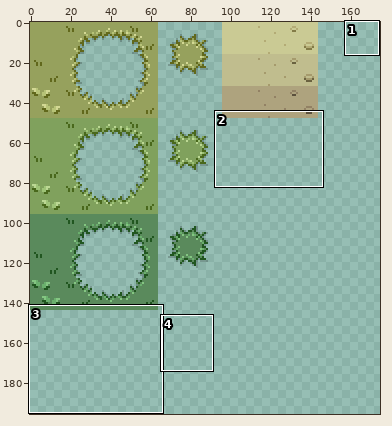
Sprite sheet -- assets/grass_tileset_16x16.png. The first picture is a wide view before the edit; the outline marks the close-up.
Close-up. As it was:
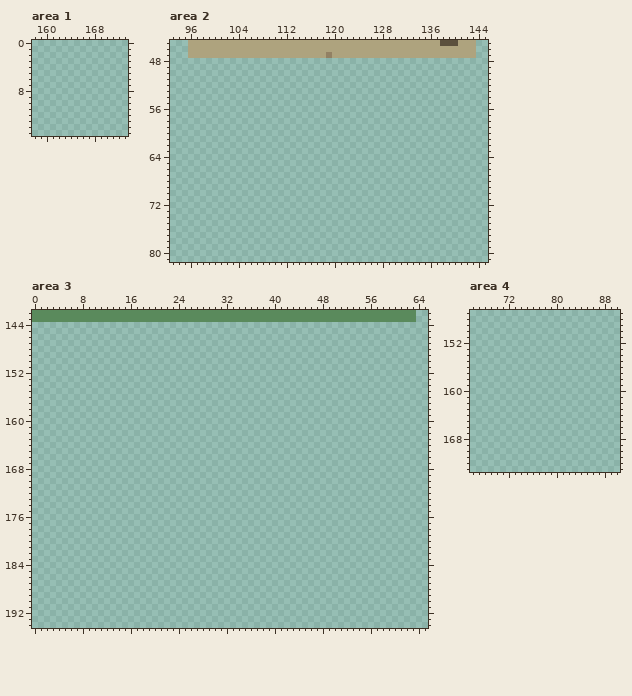
The file is 256x256 pixels. Colours within 5 levels of each other are drawn and written as one. Shown: area 1: x 158..173, y 0..15; area 2: x 93..145, y 45..81; area 3: x 0..65, y 142..194; area 4: x 66..90, y 147..173. The wide view leaves out empty margins.
After the commit:
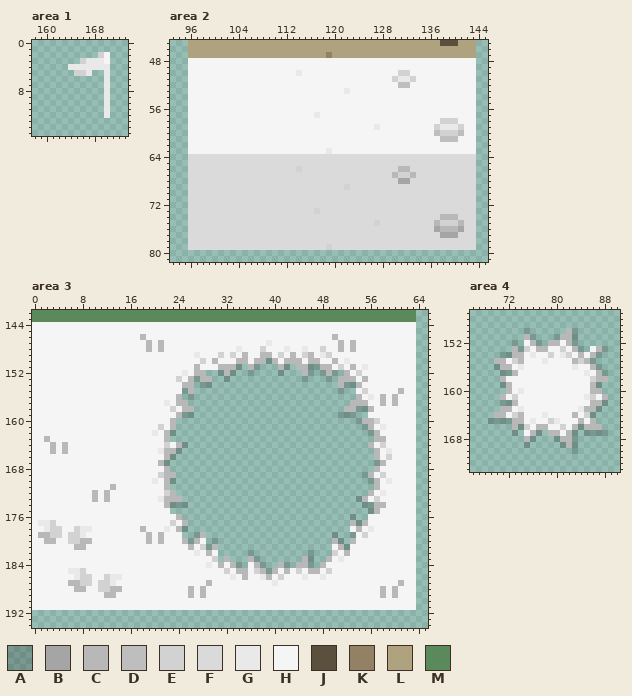
Palette (. is transparent): A #00000033  B #a5a5a5  C #b8b8b8  D #bebebe  E #d2d2d2  F #dadada  G #e9e9e9  H #f5f5f5  J #5b503d  K #928164  L #aea37e  M #5a8a5c
From the commit log: color chg ;
Changes in this commit:
Changed rows in their new state; - is an unchanged pixel.
Area 1:
first column x 164:
 2 -----EH
 3 --EGGGH
 4 GGGGGGG
 5 -EEG--G
 6 ------G
 7 ------G
 8 ------G
 9 ------G
10 ------G
11 ------G
12 ------G
Area 2:
first column x 96:
48 HHHHHHHHHHHHHHHHHHHHHHHHHHHHHHHHHHHHHHHHHHHHHHHH
49 HHHHHHHHHHHHHHHHHHHHHHHHHHHHHHHHHHHHHHHHHHHHHHHH
50 HHHHHHHHHHHHHHHHHHGHHHHHHHHHHHHHHHHEEHHHHHHHHHHH
51 HHHHHHHHHHHHHHHHHHHHHHHHHHHHHHHHHHEGGEHHHHHHHHHH
52 HHHHHHHHHHHHHHHHHHHHHHHHHHHHHHHHHHHDDHHHHHHHHHHH
53 HHHHHHHHHHHHHHHHHHHHHHHHHHGHHHHHHHHHHHHHHHHHHHHH
54 HHHHHHHHHHHHHHHHHHHHHHHHHHHHHHHHHHHHHHHHHHHHHHHH
55 HHHHHHHHHHHHHHHHHHHHHHHHHHHHHHHHHHHHHHHHHHHHHHHH
56 HHHHHHHHHHHHHHHHHHHHHHHHHHHHHHHHHHHHHHHHHHHHHHHH
57 HHHHHHHHHHHHHHHHHHHHHGHHHHHHHHHHHHHHHHHHHHHHHHHH
58 HHHHHHHHHHHHHHHHHHHHHHHHHHHHHHHHHHHHHHHHHHEEEHHH
59 HHHHHHHHHHHHHHHHHHHHHHHHHHHHHHHGHHHHHHHHHEGGGEHH
60 HHHHHHHHHHHHHHHHHHHHHHHHHHHHHHHHHHHHHHHHHDEEEDHH
61 HHHHHHHHHHHHHHHHHHHHHHHHHHHHHHHHHHHHHHHHHHDDDHHH
62 HHHHHHHHHHHHHHHHHHHHHHHHHHHHHHHHHHHHHHHHHHHHHHHH
63 HHHHHHHHHHHHHHHHHHHHHHHGHHHHHHHHHHHHHHHHHHHHHHHH
64 FFFFFFFFFFFFFFFFFFFFFFFFFFFFFFFFFFFFFFFFFFFFFFFF
65 FFFFFFFFFFFFFFFFFFFFFFFFFFFFFFFFFFFFFFFFFFFFFFFF
66 FFFFFFFFFFFFFFFFFFEFFFFFFFFFFFFFFFFCCFFFFFFFFFFF
67 FFFFFFFFFFFFFFFFFFFFFFFFFFFFFFFFFFCEECFFFFFFFFFF
68 FFFFFFFFFFFFFFFFFFFFFFFFFFFFFFFFFFFBBFFFFFFFFFFF
69 FFFFFFFFFFFFFFFFFFFFFFFFFFEFFFFFFFFFFFFFFFFFFFFF
70 FFFFFFFFFFFFFFFFFFFFFFFFFFFFFFFFFFFFFFFFFFFFFFFF
71 FFFFFFFFFFFFFFFFFFFFFFFFFFFFFFFFFFFFFFFFFFFFFFFF
72 FFFFFFFFFFFFFFFFFFFFFFFFFFFFFFFFFFFFFFFFFFFFFFFF
73 FFFFFFFFFFFFFFFFFFFFFEFFFFFFFFFFFFFFFFFFFFFFFFFF
74 FFFFFFFFFFFFFFFFFFFFFFFFFFFFFFFFFFFFFFFFFFCCCFFF
75 FFFFFFFFFFFFFFFFFFFFFFFFFFFFFFFEFFFFFFFFFCEEECFF
76 FFFFFFFFFFFFFFFFFFFFFFFFFFFFFFFFFFFFFFFFFBCCCBFF
77 FFFFFFFFFFFFFFFFFFFFFFFFFFFFFFFFFFFFFFFFFFBBBFFF
78 FFFFFFFFFFFFFFFFFFFFFFFFFFFFFFFFFFFFFFFFFFFFFFFF
79 FFFFFFFFFFFFFFFFFFFFFFFEFFFFFFFFFFFFFFFFFFFFFFFF
Area 3:
first column x 0:
144 HHHHHHHHHHHHHHHHHHHHHHHHHHHHHHHHHHHHHHHHHHHHHHHHHHHHHHHHHHHHHHHH
145 HHHHHHHHHHHHHHHHHHHHHHHHHHHHHHHHHHHHHHHHHHHHHHHHHHHHHHHHHHHHHHHH
146 HHHHHHHHHHHHHHHHHHCHHHHHHHHHHHHHHHHHHHHHHHHHHHHHHHCHHHHHHHHHHHHH
147 HHHHHHHHHHHHHHHHHHHCHCHHHHHHHHHHHHHHHHHGHHHHHHHHHHHCHCHHHHHHHHHH
148 HHHHHHHHHHHHHHHHHHHCHCHHHHHHHHHHHHGHHHEHHHGHHGHHEHHCHCHHHHHHHHHH
149 HHHHHHHHHHHHHHHHHHHHHHHHHHHGHHHEHEHCHHCCHEHCHECHGEHHHHHHHHHHHHHH
150 HHHHHHHHHHHHHHHHHHHHHHHHHHHHEHCHHHCCHCCACHCCCHCCHHCHGHHHHHHHHHHH
151 HHHHHHHHHHHHHHHHHHHHHHHHHHHCHHHCCCA-CA---CA-CCAACCHEHCHGHHHHHHHH
152 HHHHHHHHHHHHHHHHHHHHHHHHHGHCC--ACA--A----A---CA-ACA-CHEHHHHHHHHH
153 HHHHHHHHHHHHHHHHHHHHHHHHEHCACC--A------------A---A-CCCHCHHHHHHHH
154 HHHHHHHHHHHHHHHHHHHHHHHHHCC-AA---------------------CAACHHHHHHHHH
155 HHHHHHHHHHHHHHHHHHHHHHHHHAC------------------------A--HEHHHHHCHH
156 HHHHHHHHHHHHHHHHHHHHHHHHC-A---------------------------CHGHCHCHHH
157 HHHHHHHHHHHHHHHHHHHHHHGHCC---------------------------CCCHHCHCHHH
158 HHHHHHHHHHHHHHHHHHHHHHHEHCC-------------------------CCAACHHHHHHH
159 HHHHHHHHHHHHHHHHHHHHHHHHCAA------------------------AAA--HHHHHHHH
160 HHHHHHHHHHHHHHHHHHHHHHHC------------------------------ACCEHHHHHH
161 HHHHHHHHHHHHHHHHHHHHHEHC-------------------------------ACHGHHHHH
162 HHHHHHHHHHHHHHHHHHHHGHCA--------------------------------ACHHHHHH
163 HHCHHHHHHHHHHHHHHHHHHHC----------------------------------CCHHHHH
164 HHHCHCHHHHHHHHHHHHHHHHEHCA------------------------------CHEHHHHH
165 HHHCHCHHHHHHHHHHHHHHHGCCA--------------------------------CHGHHHH
166 HHHHHHHHHHHHHHHHHHHHHHCA---------------------------------CHEHHHH
167 HHHHHHHHHHHHHHHHHHHHHCA----------------------------------ACHHHHH
168 HHHHHHHHHHHHHHHHHHHHHHC----------------------------------CHHHHHH
169 HHHHHHHHHHHHHHHHHHHHHECC-------------------------------ACHEHHHHH
170 HHHHHHHHHHHHHHHHHHHHGHCA--------------------------------ACHGHHHH
171 HHHHHHHHHHHHHCHHHHHHHHC----------------------------------CHHHHHH
172 HHHHHHHHHHCHCHHHHHHHHHEC--------------------------------CHGHHHHH
173 HHHHHHHHHHCHCHHHHHHHHGCCC-----------------------------ACHEHHHHHH
174 HHHHHHHHHHHHHHHHHHHHHHCAAA-----------------------------AACCHHHHH
175 HHHHHHHHHHHHHHHHHHHHHHH---------------------------------ACHHHHHH
176 HHHHHHHHHHHHHHHHHHHHHHHHC----------------------------A--HHHHHHHH
177 HGGEHHHHHHHHHHHHHHHHHHHEHC---------------------------CACHHHHHHHH
178 HHGEEHHEGGHHHHHHHHCHHHGHCA---------------------------HCHGHHHHHHH
179 HCCEEHEEGHHHHHHHHHHCHCHHH--AC---------------------A--AHEHHHHHHHH
180 HHCCHHEECCHHHHHHHHHCHCHHHCACH-A-------------------CA-CHHHHHHHHHH
181 HHHHHHHCCHHHHHHHHHHHHHHHHHCHEAC-------------------HCAHHHHHHHHHHH
182 HHHHHHHHHHHHHHHHHHHHHHHHHHHGHCH-----A---------A---EHCHHHHHHHHHHH
183 HHHHHHHHHHHHHHHHHHHHHHHHHHHHHHE-C---CA-------CA--CHGHHHHHHHHHHHH
184 HHHHHHHHHHHHHHHHHHHHHHHHHHHHHGHCHCA-HCA--CA-CCA-CHHHHHHHHHHHHHHH
185 HHHHHHGGEHHHHHHHHHHHHHHHHHHHHHHHEHCCHECACHCHEHCCHEHHHHHHHHHHHHHH
186 HHHHHHHGEEHHEGGHHHHHHHHHHHHHHHHHHGHCHHGCHEHHHGHHGHHHHHHHHHHHHHHH
187 HHHHHHCCEEHEEGHHHHHHHHHHHHHHHCHHHHHHHHHHGHHHHHHHHHHHHHHHHHHHHCHH
188 HHHHHHHCCHHEECCHHHHHHHHHHHCHCHHHHHHHHHHHHHHHHHHHHHHHHHHHHHCHCHHH
189 HHHHHHHHHHHHCCHHHHHHHHHHHHCHCHHHHHHHHHHHHHHHHHHHHHHHHHHHHHCHCHHH
190 HHHHHHHHHHHHHHHHHHHHHHHHHHHHHHHHHHHHHHHHHHHHHHHHHHHHHHHHHHHHHHHH
191 HHHHHHHHHHHHHHHHHHHHHHHHHHHHHHHHHHHHHHHHHHHHHHHHHHHHHHHHHHHHHHHH
Area 4:
first column x 69:
150 ------A------CA-----
151 ------CA---ACCA-----
152 ----A-HCA-CCHCA-----
153 ----CAEHCCHHEHCA-HCA
154 --AACCHGHHEHGEHCHCA-
155 -CCHECHHHGHHHHCECA--
156 -ACCHGHHHHHHHHGHHCA-
157 --AACHHHHHHHHHHHGHCA
158 --CHHHHHHHHHHHHHHECC
159 --ACHHHHHHHHHHHHHCA-
160 ---CHGHHHHHHHHHHHCC-
161 --CHEHHHHHHHHHHHGEHC
162 --AACHHHHHHHHHHHHCCA
163 --CCHGHHHHHHHHHGCCA-
164 -CCHECHHHGHHHHCHEA--
165 AAAACCHGHHEGHHHCHC--
166 ----CAEHCCHHEHCACCC-
167 ----A-HCA-CCHCA-AAAA
168 ------CA---ACCA-----
169 ------A-----ACA-----
170 --------------A-----
